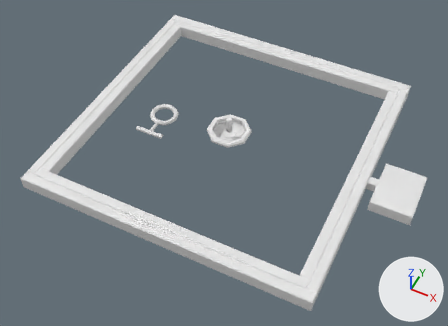
The Blender file ZenGarden.blend, before and after one commit.
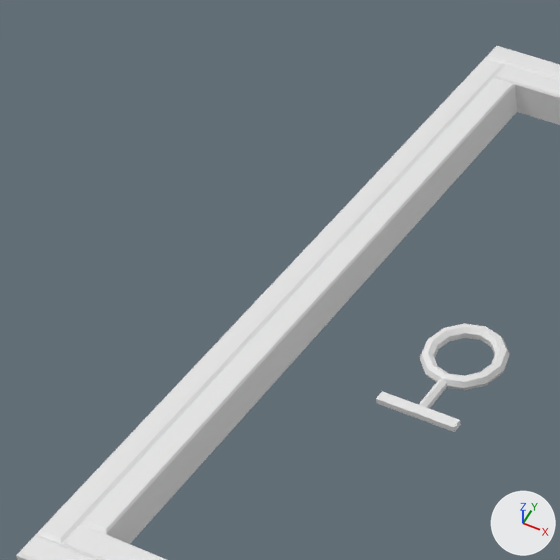
Each version is shown whole from a 50 mm lens placed at (7.59, -15.64, 17.92), pointed at (0.26, -0.98, -0.4), then close up on the part from 3% to 44% of the width and 0% to 55% of the height. Every picture has the same lights, and +X, +Y and +Z are marked at lower right.

Script lines for the objects in view, before the commit:
```python
me_plane_001 = bpy.data.meshes.new('Plane.001')
me_plane_001.from_pydata(...)  # 98 vertices, 96 faces; spans x -5.73..7.65, y -5.73..5.73, z 0.0..0.53
# faces by material slot: [52, 44]
me_plane_001.materials.append(mat_material)  # white #e7e7e7
me_plane_001.materials.append(mat_material_001)  # white #e7e7e7
me_torus = bpy.data.meshes.new('Torus')
me_torus.from_pydata(...)  # 108 vertices, 99 faces; spans x -0.6..0.6, y -1.27..0.6, z -0.1..0.1
me_torus.polygons.foreach_set('use_smooth', [True] * 99)
# faces by material slot: [69, 6, 24]
me_torus.materials.append(mat_material)  # white #e7e7e7
me_torus.materials.append(mat_material_001)  # white #e7e7e7
me_torus.materials.append(mat_material_002)  # white #e7e7e7
ob_frame = bpy.data.objects.new('Frame', me_plane_001)
ob_frame.location = (0.0, 0.0, 0.0)
ob_rake = bpy.data.objects.new('Rake', me_torus)
ob_rake.location = (-3.0, 0.0, 0.0)
```
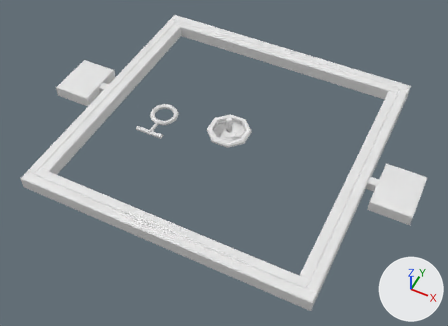
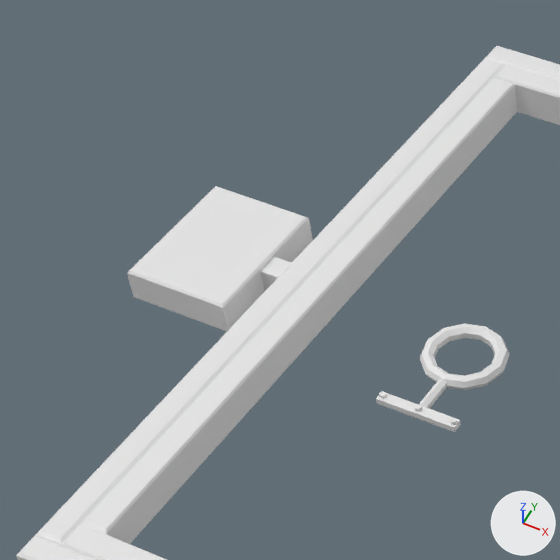
Boxes (x1, y1, x2, y2) around the edits, measured in the close-ups (560 x 560 px):
```json
{"part": 1, "of": "me_plane_001", "change": "added", "after": [127, 186, 313, 331]}
```

Scene script edits in JSON lines:
```json
{"block": "me_plane_001", "where": "me_plane_001.from_pydata(...)  # 98 vertices, 96 faces; spans x -5.73..7.65, y -5.73..5.73, z 0.0..0.53"}
{"block": "me_plane_001", "where": "# used by ob_frame; location = (0.0, 0.0, 0.0)"}
{"block": "me_plane_001", "change": "me_plane_001 part 1: the loose piece of 20 vertices spanning x 5.0..7.65, y -1.03..1.03, z 0.02..0.49 is copied, and the copy is turned -180 degrees about the z axis through the mesh origin; it spans x -7.64..-5.0, y -1.03..1.03, z 0.02..0.49"}
```
